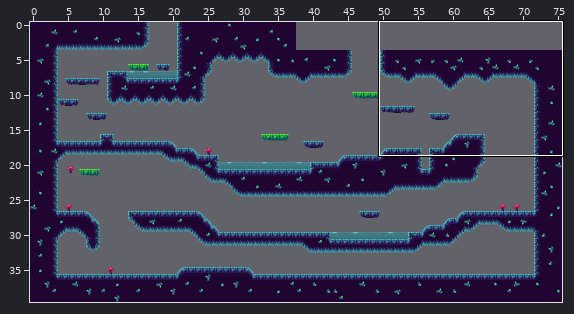
Tiled map -- assets/tiled maps/blue_map.tmx. The picture above shows the old version from afar; the outline marks the close-up.
Close-up. As it was:
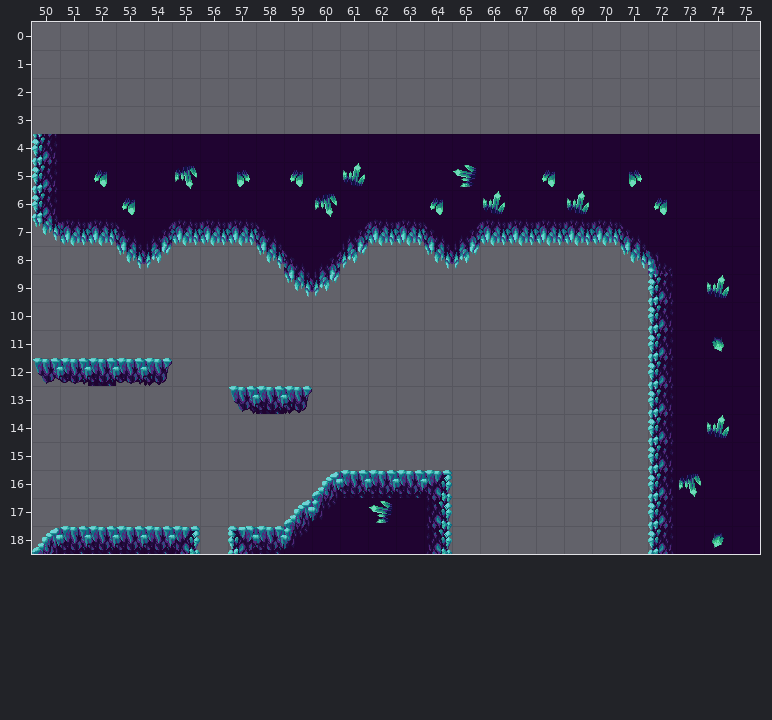
Cells are 32x32 px. Shown: x 50..75, y 0..18. The commit also changed other parts of the map, which this record leaves out.
After:
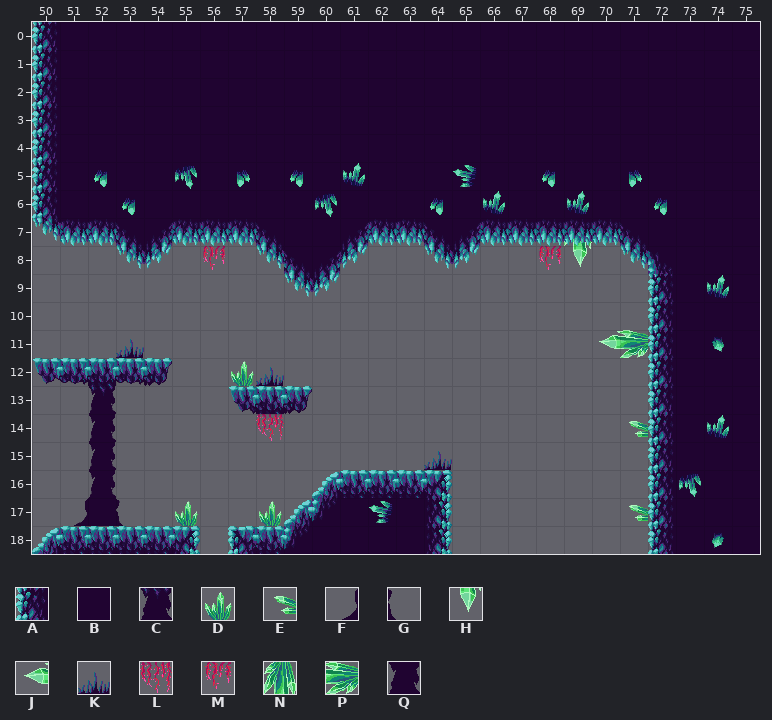
Key: from "blue_tileset": A 14, B 15, C 29, D 33, E 34 flipped on the diagonal, F 35, G 37, H 41 flipped up-down, J 41 turned 270, K 42, L 44, M 45 flipped left-right, N 48 flipped up-down, P 48 turned 270, Q 49.
_ is an empty cell.
Tiles of an added or newly shown layer are drawn over the layers below it.
Diff:
Layer "scenery" (now shown):
Tile A now appears in rows 0 to 3 at x 50.
Tile B now appears in rows 0 to 3 at x 51 to 75; in row 17 at x 52.
Tile C now appears in row 13 at x 52.
Tile D now appears in row 12 at x 57; in row 17 at x 55 and 58.
Tile E now appears in row 14 at x 71; in row 17 at x 71.
Tile F now appears in row 17 at x 51.
Tile G now appears in row 17 at x 53.
Tile H now appears in row 8 at x 69.
Tile J now appears in row 11 at x 70.
Tile K now appears in row 11 at x 53; in row 12 at x 58; in row 15 at x 64.
Tile L now appears in row 14 at x 58.
Tile M now appears in row 8 at x 56 and 68.
Tile N now appears in row 7 at x 69.
Tile P now appears in row 11 at x 71.
Tile Q now appears in rows 14 to 16 at x 52.
